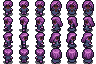
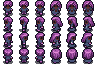
Before/after of a (96, 64) layered artwork. What changed in the layer stack:
painted on "Skin" over [71, 25, 88, 43]
painted on "Clothes" over [5, 7, 91, 41]
